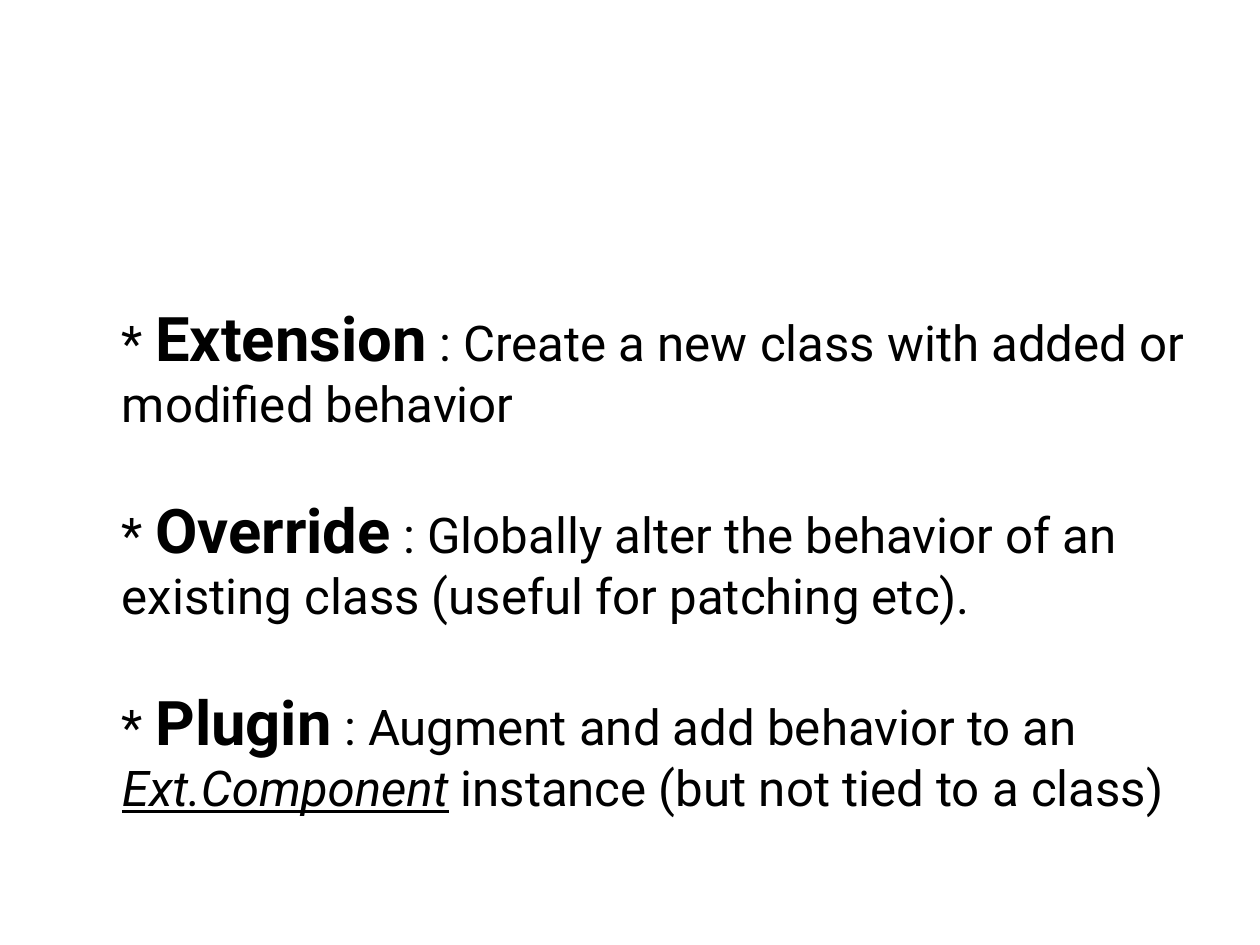
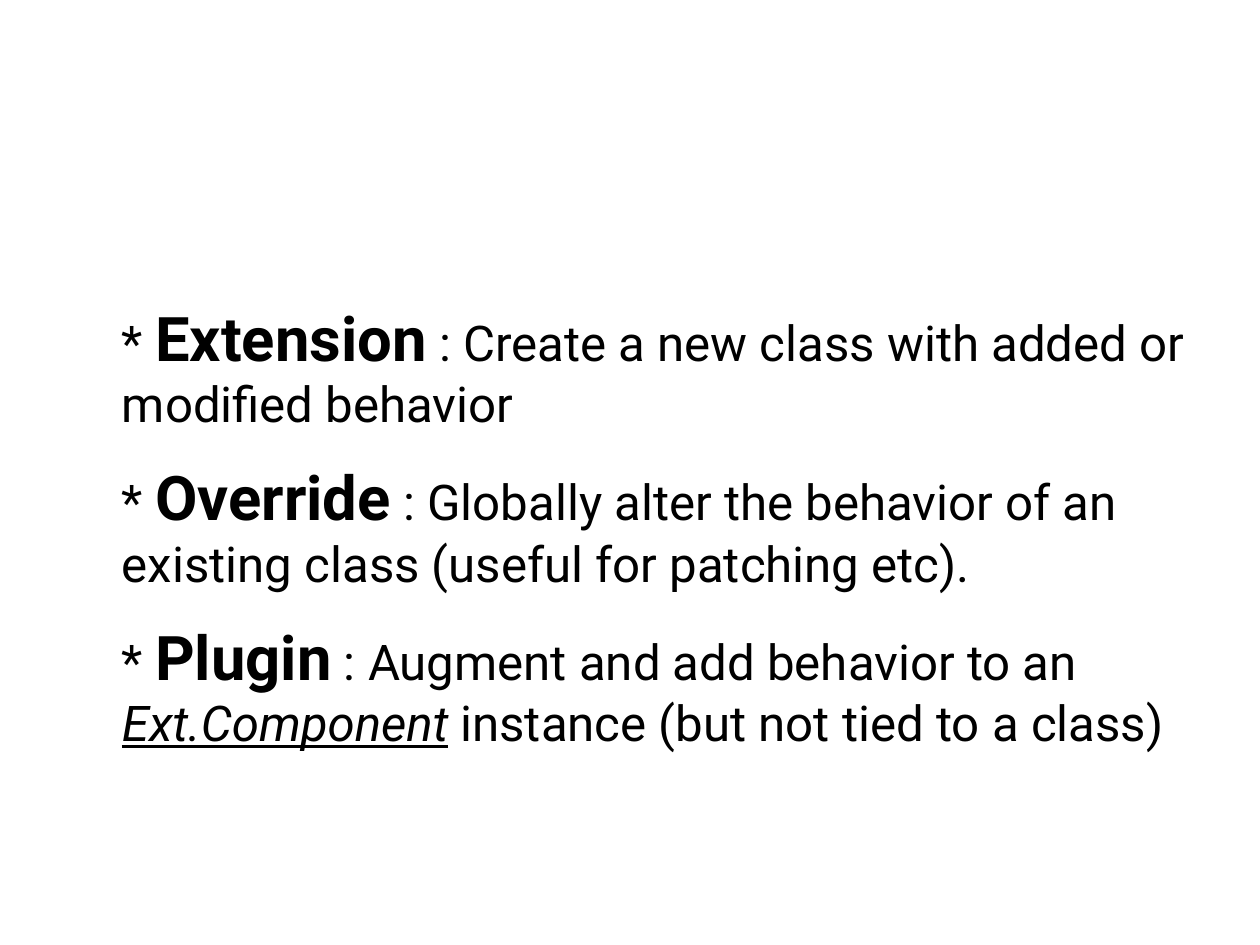
Before and after one commit to veltzer/demos, a slide deck: slide 6 of javascript/ext4/doc/external/developingcomponentsandextensionsforextjs-101118131444-phpapp01.pptx. Drawn at 1260x945 pixels with LibreOffice and Linux fonts; fonts in the diff are those of the drawing; background and template pictures are left out. Boxes give left, top, right and bottom in pixels: in the first picture for what was removed or moved away, otherwise in the second. Text is boxed around its words. In the diff, an @@ line names an element or a change of style, - is before the commit and + after.

```diff
--- a/javascript/ext4/doc/external/developingcomponentsandextensionsforextjs-101118131444-phpapp01.pptx
+++ b/javascript/ext4/doc/external/developingcomponentsandextensionsforextjs-101118131444-phpapp01.pptx
@@ text "* Extension : Create a ..." rewrapped from [122, 315, 1185, 817] to [122, 315, 1185, 752] @@
```
Also in this commit, not shown: 43 other slides changed.
